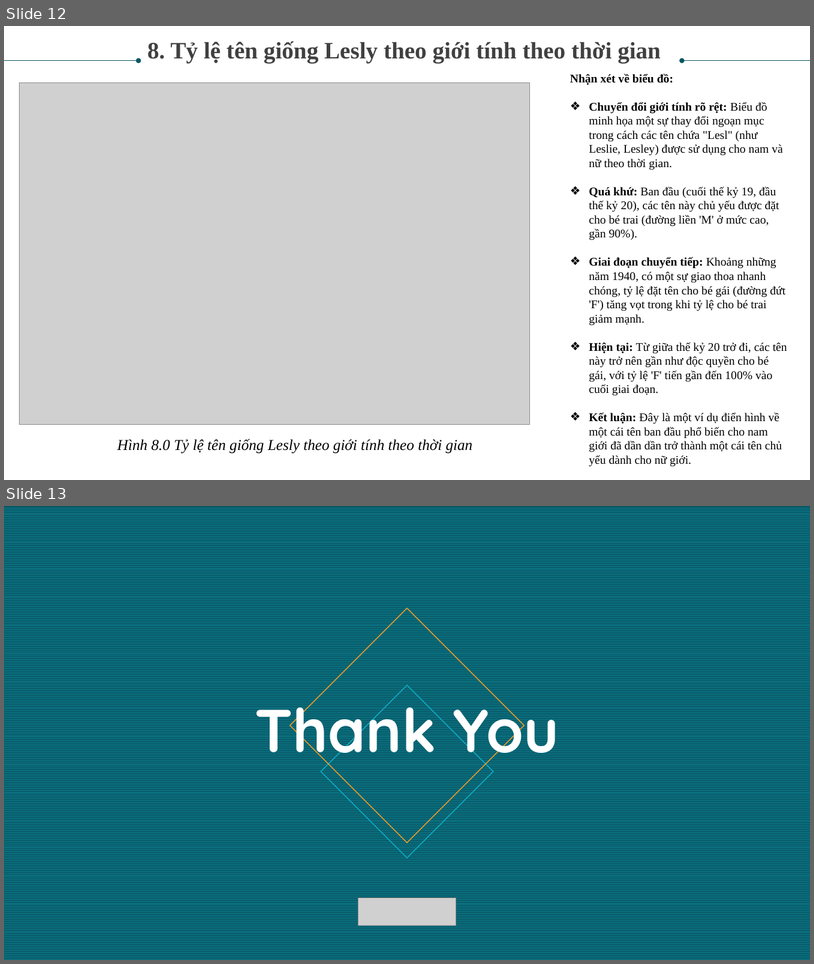
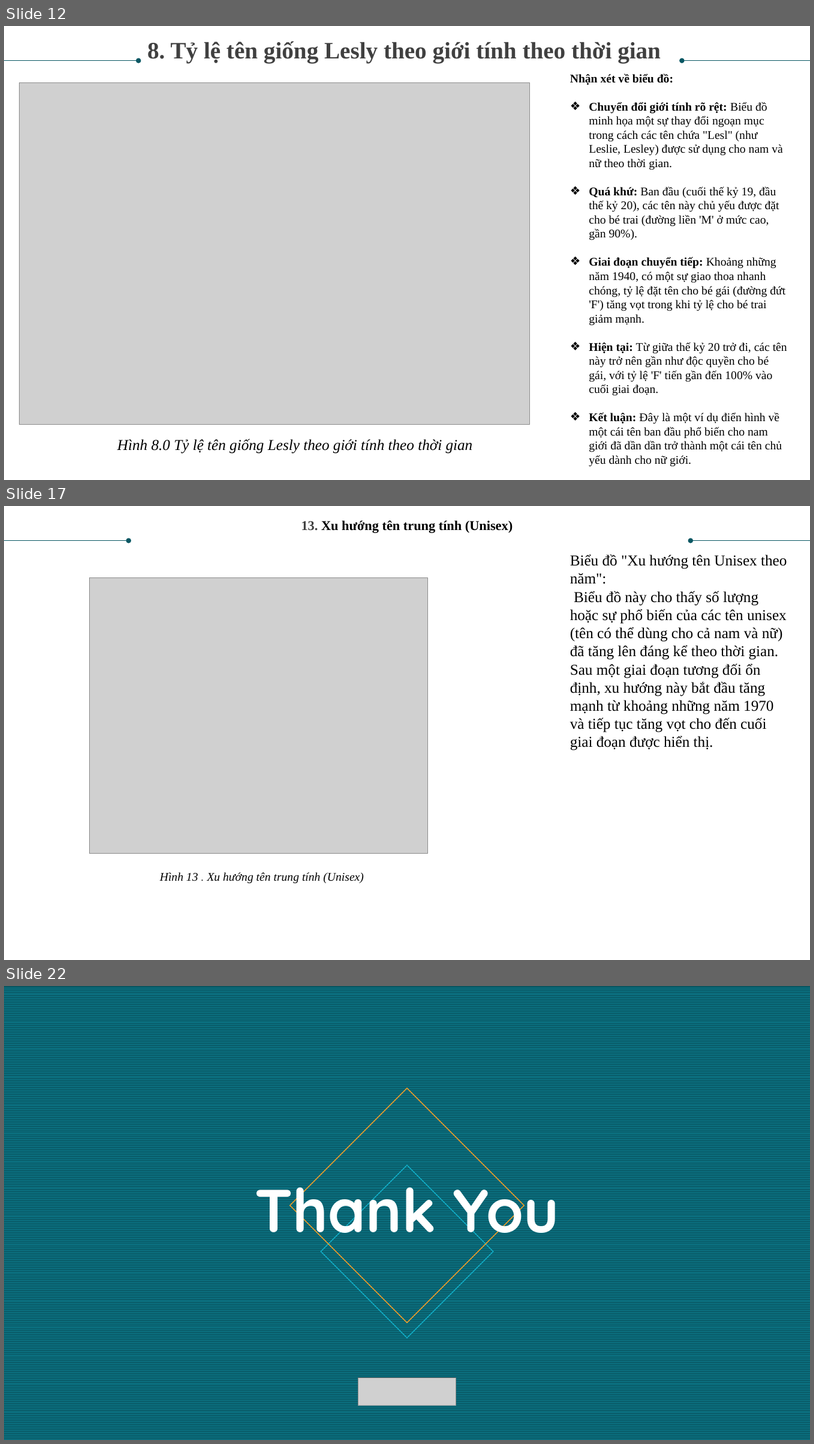
Before and after one commit to hungthehunter/data_analysis_personal, a slide deck: Lab02_Lê Nguyễn Quốc Hưng_3121410240/US_Baby_Names_1880-2010.pptx. Shown one above the other, each under a label of ours: slides 12 and 13 before the commit, slides 12, 17 and 22 after it; the slides between them are not shown. The pictures are 814x964 and 814x1444 pixels, drawn with LibreOffice and Linux fonts; fonts in the diff are those of the drawing; grey boxes stand for pictures. Boxes give left, top, right and bottom in pixels: in the first picture for what was removed or moved away, otherwise in the second. Text is boxed around its words. In the diff, an @@ line names an element or a change of style, - is before the commit and + after.

```diff
--- a/Lab02_Lê Nguyễn Quốc Hưng_3121410240/US_Baby_Names_1880-2010.pptx
+++ b/Lab02_Lê Nguyễn Quốc Hưng_3121410240/US_Baby_Names_1880-2010.pptx
@@ slide 17 added at box(4, 506, 810, 960), background #FFFFFF @@
@@ text added at box(302, 520, 513, 533), 16 pt, text #000000, bold @@
+13. Xu hướng tên trung tính (Unisex)
@@ arrow added from (4, 540) to (129, 540), #085764 0.5 pt @@
@@ arrow added from (810, 540) to (691, 540), #085764 0.5 pt @@
@@ text added at box(570, 554, 787, 750), 18 pt, text #000000 @@
+Biểu đồ "Xu hướng tên Unisex theo năm":
+Biểu đồ này cho thấy số lượng hoặc sự phổ biến của các tên unisex (tên có thể dùng cho cả nam và nữ) đã tăng lên đáng kể theo thời gian. Sau một giai đoạn tương đối ổn định, xu hướng này bắt đầu tăng mạnh từ khoảng những năm 1970 và tiếp tục tăng vọt cho đến cuối giai đoạn được hiển thị.
@@ picture added at box(89, 578, 428, 853) @@
@@ text added at box(160, 872, 364, 883), 14 pt, text #000000, italic @@
+Hình 13 . Xu hướng tên trung tính (Unisex)
@@ what was slide 13 is now slide 22 @@
```
Also in this commit, not shown: 8 other slides added, 3 other files.
